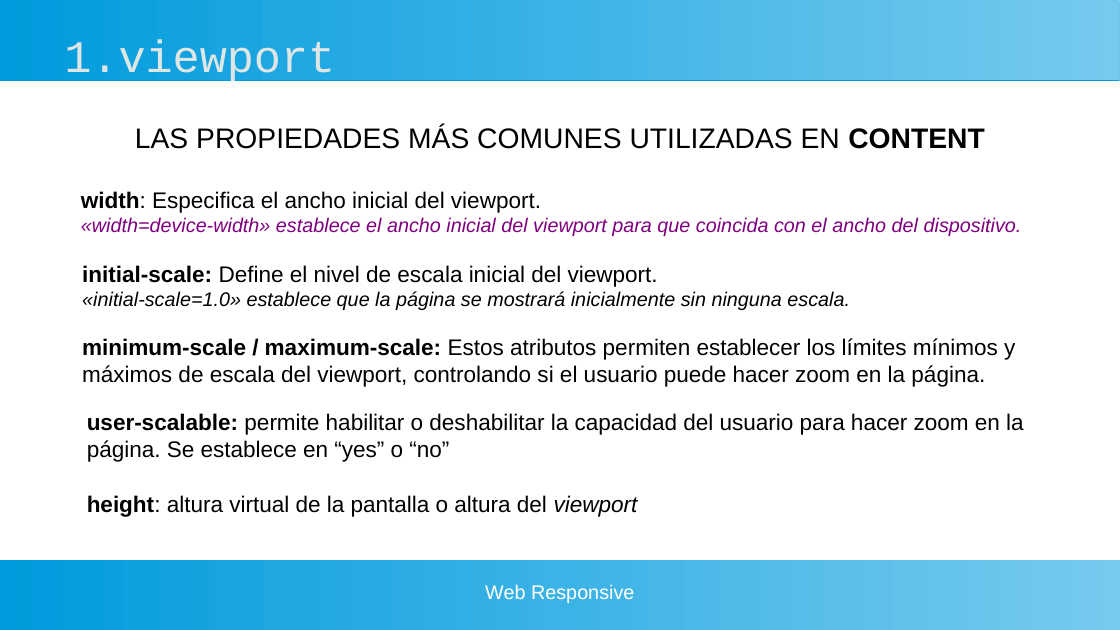
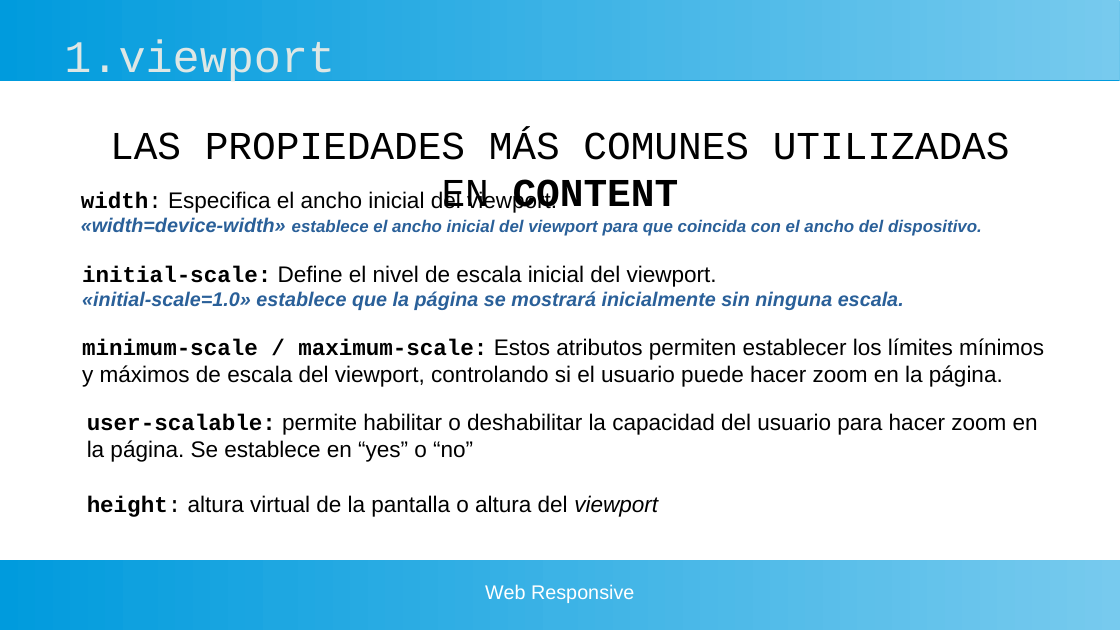
Before and after one commit to gaizkamg/HTML-CSS-Entregable, a slide deck: slide 6 of Presentacion/presentacion-responsive.odp (slide 3 before the commit). Drawn at 1120x630 pixels with LibreOffice and Linux fonts; fonts in the diff are those of the drawing. Boxes give left, top, right and bottom in pixels: in the first picture for what was removed or moved away, otherwise in the second. Text is boxed around its words. In the diff, an @@ line names an element or a change of style, - is before the commit and + after.

```diff
--- a/Presentacion/presentacion-responsive.odp
+++ b/Presentacion/presentacion-responsive.odp
@@ text "LAS PROPIEDADES MÁS COMUNES UTILIZADAS ..." at [110, 132, 1010, 213]: size 20 to 28 pt, font Arial to Courier New @@
@@ text "width: Especifica el ancho inicial ..." at [81, 190, 982, 236]: size 14 to 12 pt in "establece el ancho inicial del viewport para ..."; font Arial to Courier New in "width:"; text colour #800080 to #2A6099, bold on in "«width=device-width» establece el ancho inicial del viewport ..." @@
@@ text "initial-scale: Define el nivel de ..." at [82, 265, 904, 310]: font Arial to Courier New in "initial-scale:"; text colour #000000 to #2A6099, bold on in "«initial-scale=1.0» establece que la página se mostrará ..." @@
@@ text "minimum-scale / maximum-scale: Estos atributos ..." at [82, 338, 1044, 387]: font Arial to Courier New in "minimum-scale / maximum-scale:" @@
@@ text "user-scalable: permite habilitar o deshabilitar ..." at [87, 413, 1038, 462]: font Arial to Courier New in "user-scalable:" @@
@@ text "height: altura virtual de la ..." at [87, 495, 658, 517]: font Arial to Courier New in "height:" @@
```
Also in this commit, not shown: 2 other slides changed, 19 slides added, 1 slide removed.
